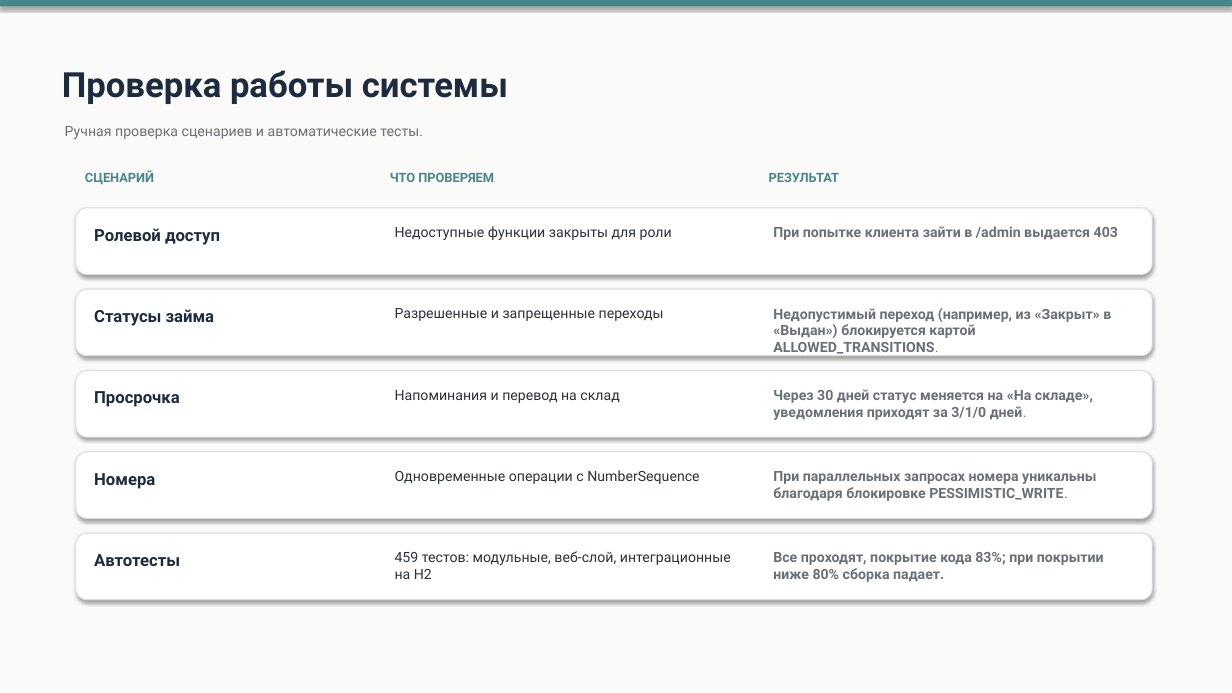
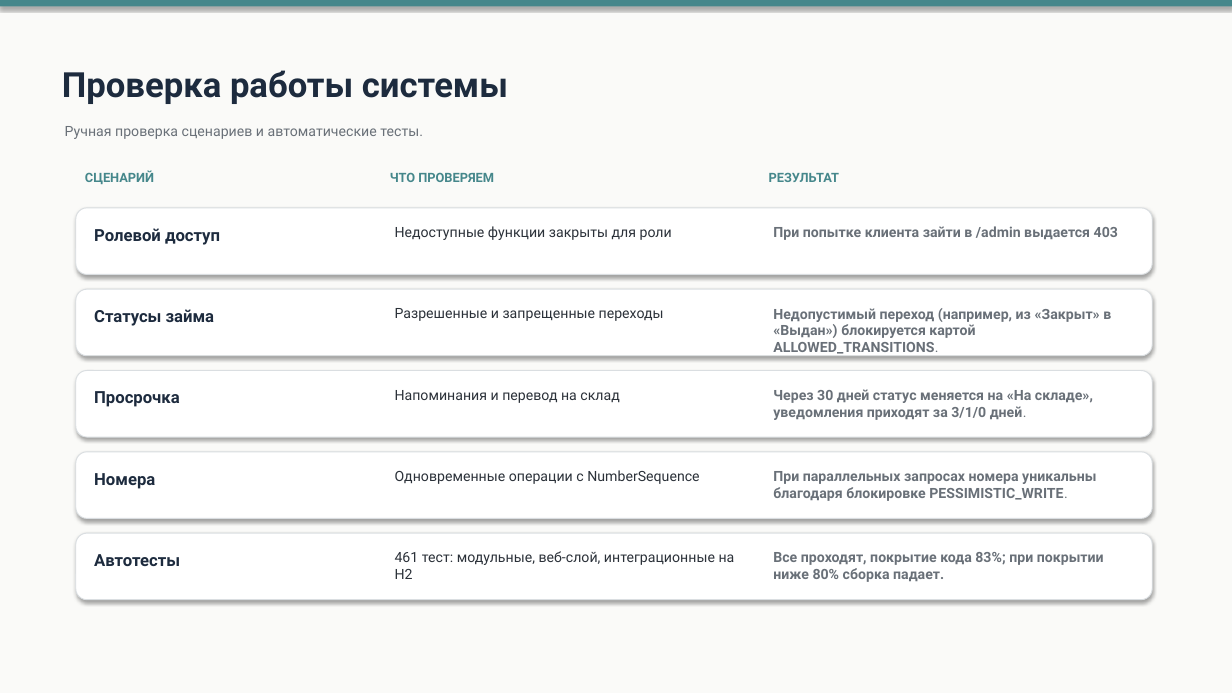
Before and after one commit to Ivanpython2006/lombard-project, a slide deck: slide 12 of Презентация_Сурков_Иван_ТРПО24-3.pptx. Drawn at 1232x693 pixels with LibreOffice and Linux fonts; fonts in the diff are those of the drawing. Boxes give left, top, right and bottom in pixels: in the first picture for what was removed or moved away, otherwise in the second. Text is boxed around its words. In the diff, an @@ line names an element or a change of style, - is before the commit and + after.

```diff
--- a/Презентация_Сурков_Иван_ТРПО24-3.pptx
+++ b/Презентация_Сурков_Иван_ТРПО24-3.pptx
@@ text at (395, 551, 735, 579): text changed @@
-459 тестов: модульные, веб-слой, интеграционные на H2
+461 тест: модульные, веб-слой, интеграционные на H2
```
Also in this commit, not shown: 1 other slide changed, 21 other files.
